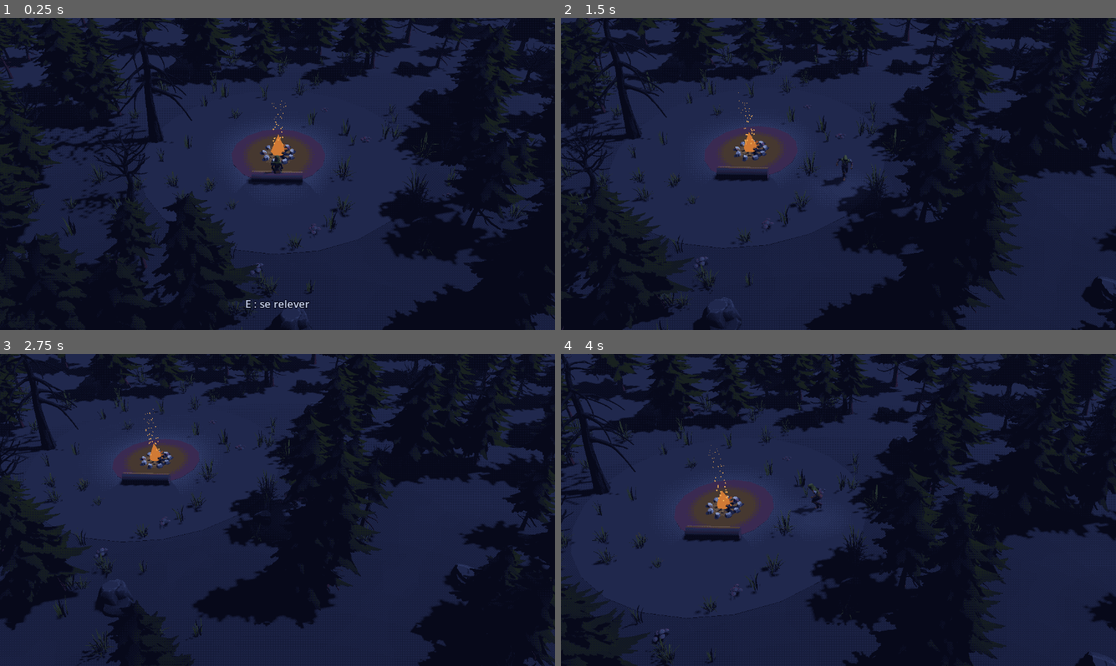
Above: before the commit, frames 1-4 (two rows, left to right).
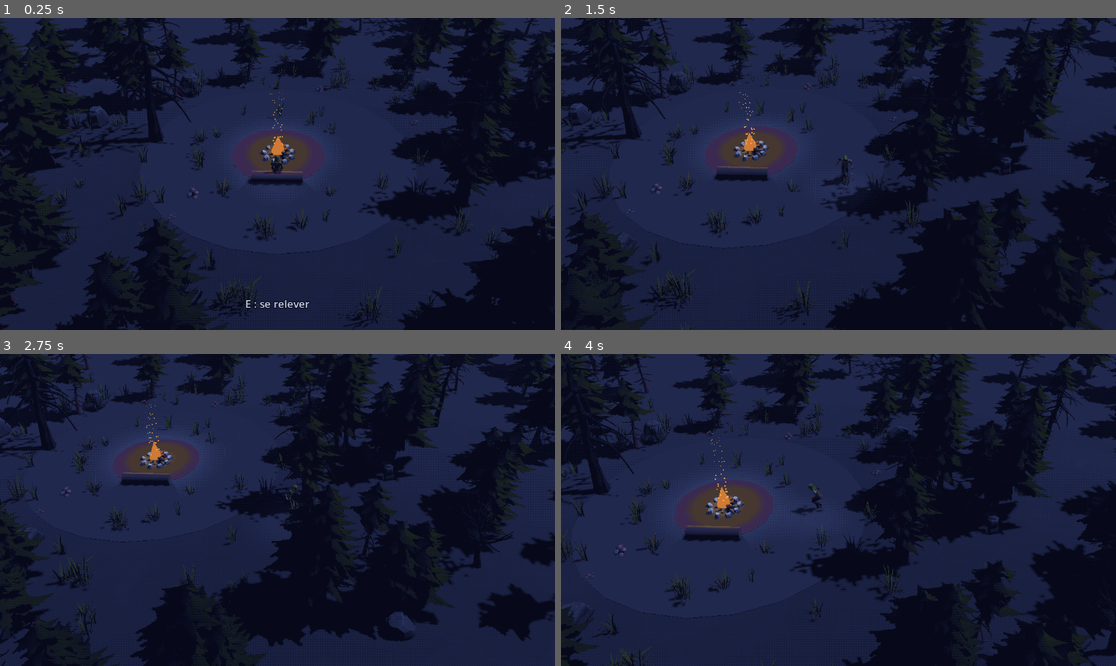
Above: after the commit, the same moments.

Repository: tomberardpro-tech/Dark-Fantasy
Game: Godot game, scene res://scenes/main.tscn
The game is run twice, just before and just after one commit, with the same random seed, the same clock (stepped at 60 frames per second) and the same inputs.
Inputs (mouse positions are in pixels of both pictures, inside the frame that each line leads up to):
- Up to frame 1 (0.25 s): no input
- Up to frame 2 (1.5 s): tap Enter at 0.5 s; move the mouse to (960, 158) at 0.52 s; hold D (droite) 0.53-1.28 s; hold Shift (courir) 0.53-1.28 s; click (960, 158) at 0.67 s; move the mouse to (727, 189) at 1.27 s; hold Down from 1.28 s (still down); tap E (interagir) at 1.35 s
- Up to frame 3 (2.75 s): move the mouse to (333, 441) at 2.02 s; release Down at 2.03 s; hold D (droite) from 2.03 s (still down); tap S (reculer) at 2.1 s
- Up to frame 4 (4 s): move the mouse to (810, 572) at 2.77 s; release D (droite) at 2.78 s; hold W (avancer) 2.78-3.53 s; tap Space (roulade) at 2.85 s; click (810, 572) at 2.92 s; move the mouse to (1005, 556) at 3.52 s; hold A (gauche) from 3.53 s (still down); hold Shift (courir) from 3.53 s (still down)

The runs differ from the first frame. In frame 1, 27% of the frame differs, in the area x 0-100%, y 0-100%; in frame 2, 32%; in frame 3, 39%; in frame 4, 32%.

Commit message:
Lumière du feu plus naturelle et vent léger
La lumière du feu vacille de façon irrégulière, change un peu de teinte et
bouge légèrement. Une brise avec des rafales couche les flammes, emporte les
braises et fait balancer les arbres et les herbes.

Co-Authored-By: Claude Opus 5.5 <noreply@anthropic.com>

Diff:
--- a/scripts/feu_de_camp.gd
+++ b/scripts/feu_de_camp.gd
@@ -2,6 +2,9 @@
 ## Feu de camp, animé comme sur la maquette : un cercle de galets, des bûches,
 ## trois flammes qui vacillent et tournent, des braises qui montent en tourbillonnant,
 ## et une lumière orange qui tremble.
+## Le vent (voir vent.gd) couche les flammes et emporte les braises.
+## La lumière vacille de façon irrégulière, change un peu de teinte et bouge légèrement,
+## pour que les ombres dansent comme autour d'un vrai feu.
 
 ## Puissance de la lumière du feu.
 @export var puissance := 2.6
@@ -12,14 +15,21 @@
 
 const GALETS := ["Pebble_Round_1", "Pebble_Round_2", "Pebble_Round_3", "Pebble_Round_4", "Pebble_Round_5"]
 
+const COULEUR_BRAISE := Color("d0702e")
+const COULEUR_VIVE := Color("f0a050")
+
 var _flammes: Array[MeshInstance3D] = []
+var _support_flammes: Node3D
 var _lumiere: OmniLight3D
+var _bruit := FastNoiseLite.new()
 var _braises: MultiMesh
 var _vie_braises: Array[float] = []
 var _temps := 0.0
 
 
 func _ready() -> void:
+	_bruit.seed = 3
+	_bruit.frequency = 1.0
 	_creer_pierres()
 	_creer_buches()
 	_creer_flammes()
@@ -37,15 +47,25 @@
 
 func _process(delta: float) -> void:
 	_temps += delta
-	# Plusieurs vagues mélangées pour un vacillement qui ne semble pas répétitif.
-	var v := 0.85 + sin(_temps * 13.0) * 0.08 + sin(_temps * 7.3) * 0.07 + sin(_temps * 23.0) * 0.04
+	var vent := Vent.souffle(_temps, global_position)
+	# Vacillement irrégulier : un « bruit » lent (le feu qui respire) et un rapide (les crépitements).
+	var v := 0.84 + _bruit.get_noise_1d(_temps * 1.2) * 0.16 + _bruit.get_noise_1d(_temps * 7.0 + 50.0) * 0.07
 	_lumiere.light_energy = puissance * v
+	# Plus le feu est vif, plus la lumière tire vers le jaune.
+	_lumiere.light_color = COULEUR_BRAISE.lerp(COULEUR_VIVE, clampf((v - 0.7) / 0.35, 0.0, 1.0))
+	# La lumière bouge un peu et suit les flammes couchées par le vent : les ombres dansent.
+	_lumiere.position = Vector3(
+		_bruit.get_noise_1d(_temps * 2.0 + 100.0) * 0.12 + vent.x * 0.25,
+		1.0 + v * 0.1,
+		_bruit.get_noise_1d(_temps * 2.0 + 200.0) * 0.12 + vent.z * 0.25)
+	# Les flammes se couchent dans le sens du vent.
+	_support_flammes.rotation = Vector3(vent.z * 0.3, 0.0, -vent.x * 0.3)
 	for i in _flammes.size():
 		var flamme := _flammes[i]
-		var k := v + sin(_temps * (9.0 + i * 4.0)) * 0.08
+		var k := v + _bruit.get_noise_1d(_temps * (5.0 + i * 2.0) + i * 30.0) * 0.12
 		var hauteur: float = flamme.get_meta("hauteur")
 		flamme.scale = Vector3(1.0, k, 1.0)
-		flamme.position.y = 0.2 + hauteur * k / 2.0
+		flamme.position.y = hauteur * k / 2.0
 		flamme.rotation.y = _temps * (0.8 + i)
 	_animer_braises(delta)
 
@@ -81,6 +101,10 @@
 
 
 func _creer_flammes() -> void:
+	# Les flammes sont posées sur un support qu'on incline avec le vent.
+	_support_flammes = Node3D.new()
+	_support_flammes.position.y = 0.2
+	add_child(_support_flammes)
 	# [couleur, largeur, hauteur] : de la grande flamme orange au cœur jaune pâle.
 	for f in [[Color("d07a35"), 0.42, 1.2], [Color("f0ad55"), 0.3, 0.95], [Color("ffe0a0"), 0.16, 0.65]]:
 		var forme := CylinderMesh.new()
@@ -93,8 +117,8 @@
 		flamme.material_override = _materiau_brillant(f[0])
 		flamme.cast_shadow = GeometryInstance3D.SHADOW_CASTING_SETTING_OFF
 		flamme.set_meta("hauteur", f[2])
-		flamme.position.y = 0.2 + f[2] / 2.0
-		add_child(flamme)
+		flamme.position.y = f[2] / 2.0
+		_support_flammes.add_child(flamme)
 		_flammes.append(flamme)
 
 
@@ -122,10 +146,12 @@
 			_vie_braises[i] -= 1.0
 		var v := _vie_braises[i]
 		var a := i * 2.4
+		# Plus la braise monte, plus le vent l'emporte loin.
+		var vent := Vent.souffle(_temps - v * 0.8, global_position) * (v * v * 2.2)
 		var pos := Vector3(
-			cos(a) * 0.25 + sin(_temps * 2.0 + i) * 0.2 * v,
+			cos(a) * 0.25 + sin(_temps * 2.0 + i) * 0.2 * v + vent.x,
 			0.4 + v * 3.2,
-			sin(a) * 0.25 + cos(_temps * 1.7 + i) * 0.2 * v)
+			sin(a) * 0.25 + cos(_temps * 1.7 + i) * 0.2 * v + vent.z)
 		# Les braises rapetissent en montant, comme si elles s'éteignaient.
 		var taille := 1.0 - v * 0.7
 		_braises.set_instance_transform(i, Transform3D(Basis.from_scale(Vector3.ONE * taille), pos))
--- a/scripts/foret.gd
+++ b/scripts/foret.gd
@@ -30,23 +30,31 @@
 	"Mushrooms": Color(0.55, 0.5, 0.55),
 }
 
+## Combien chaque famille plie sous le vent (angle maximal, en radians).
+const SOUPLESSE_PIN := 0.03
+const SOUPLESSE_ARBRE_MORT := 0.015
+const SOUPLESSE_HERBE := 0.14
+
 var _rng := RandomNumberGenerator.new()
 var _modeles := {}
 var _materiaux_teintes := {}
+## Tout ce qui se balance au vent : [objet, rotation de départ, taille, souplesse, décalage].
+var _au_vent: Array = []
+var _temps := 0.0
 
 
 func _ready() -> void:
 	_rng.seed = graine
 	for i in nombre_pins:
 		var pos := _position_au_hasard(rayon_clairiere + 1.0, rayon_foret)
-		_placer(PINS, pos, _rng.randf_range(0.5, 0.75))
+		_placer(PINS, pos, _rng.randf_range(0.5, 0.75), SOUPLESSE_PIN)
 		_ajouter_obstacle(pos, 0.35)
 	for i in nombre_arbres_morts:
 		var pos := _position_au_hasard(rayon_clairiere, rayon_foret)
-		_placer(ARBRES_MORTS, pos, _rng.randf_range(0.32, 0.42))
+		_placer(ARBRES_MORTS, pos, _rng.randf_range(0.32, 0.42), SOUPLESSE_ARBRE_MORT)
 		_ajouter_obstacle(pos, 0.35)
 	# Le vieil arbre mort au bord de la clairière.
-	_placer(["DeadTree_5"], Vector3(6.0, 0.0, -4.0), 0.5)
+	_placer(["DeadTree_5"], Vector3(6.0, 0.0, -4.0), 0.5, SOUPLESSE_ARBRE_MORT)
 	_ajouter_obstacle(Vector3(6.0, 0.0, -4.0), 0.5)
 	for i in nombre_rochers:
 		var pos := _position_au_hasard(5.0, 20.0)
@@ -55,9 +63,21 @@
 		_ajouter_obstacle(pos, 1.3 * taille)
 	# Herbes : surtout au bord de la clairière, jamais près du feu.
 	for i in nombre_herbes:
-		_placer(HERBES, _position_au_hasard(3.5, 14.0), _rng.randf_range(0.5, 0.9))
+		_placer(HERBES, _position_au_hasard(3.5, 14.0), _rng.randf_range(0.5, 0.9), SOUPLESSE_HERBE)
 	for i in 6:
 		_placer(["Mushroom_Common"], _position_au_hasard(5.0, 10.0), _rng.randf_range(0.6, 1.0))
+
+
+## Le vent penche doucement les arbres et les herbes, avec un léger balancement.
+func _process(delta: float) -> void:
+	_temps += delta
+	var axe := Vector3.UP.cross(Vent.DIRECTION).normalized()
+	for element in _au_vent:
+		var objet: Node3D = element[0]
+		var force := Vent.force(_temps, objet.position)
+		var balancement := sin(_temps * 2.3 + element[4]) * 0.3
+		var angle: float = element[3] * force * (1.0 + balancement)
+		objet.basis = Basis(axe, angle) * Basis(Vector3.UP, element[1]).scaled(Vector3.ONE * element[2])
 
 
 ## Un point au hasard dans l'anneau entre rayon_min et rayon_max (répartition régulière).
@@ -68,14 +88,18 @@
 
 
 ## Pose un modèle choisi au hasard dans la liste, tourné au hasard.
-func _placer(noms: Array, pos: Vector3, taille: float) -> void:
+## « souplesse » : combien il plie sous le vent (0 = immobile, comme un rocher).
+func _placer(noms: Array, pos: Vector3, taille: float, souplesse := 0.0) -> void:
 	var nom: String = noms[_rng.randi_range(0, noms.size() - 1)]
 	var objet := _modele(nom).instantiate() as Node3D
+	var rotation_y := _rng.randf_range(0.0, TAU)
 	objet.position = pos
 	objet.scale = Vector3.ONE * taille
-	objet.rotation.y = _rng.randf_range(0.0, TAU)
+	objet.rotation.y = rotation_y
 	add_child(objet)
 	_teinter(objet)
+	if souplesse > 0.0:
+		_au_vent.append([objet, rotation_y, taille, souplesse, _rng.randf_range(0.0, TAU)])
 
 
 func _modele(nom: String) -> PackedScene:
--- /dev/null
+++ b/scripts/vent.gd
@@ -0,0 +1,28 @@
+class_name Vent
+## Le vent de la nuit : une brise légère avec des rafales irrégulières.
+## Tous les objets (flammes, braises, arbres, herbes) lui demandent sa force au même moment,
+## pour que tout bouge ensemble.
+
+## D'où souffle le vent, au sol (vers où il pousse).
+const DIRECTION := Vector3(0.8, 0.0, 0.6)
+## Force de la brise de base (0 = aucun vent).
+const BRISE := 0.35
+
+static var _bruit: FastNoiseLite
+
+
+## Force du vent (de 0 à environ 1) à un instant et à un endroit donnés.
+## Les rafales traversent la clairière : elles n'arrivent pas partout en même temps.
+static func force(temps: float, position: Vector3 = Vector3.ZERO) -> float:
+	if _bruit == null:
+		_bruit = FastNoiseLite.new()
+		_bruit.seed = 11
+		_bruit.frequency = 0.15
+	var decalage := position.dot(DIRECTION) * 0.08
+	var rafale := (_bruit.get_noise_1d(temps - decalage) + 1.0) * 0.5
+	return BRISE + rafale * rafale * 0.65
+
+
+## Le vent sous forme de flèche : direction × force.
+static func souffle(temps: float, position: Vector3 = Vector3.ZERO) -> Vector3:
+	return DIRECTION.normalized() * force(temps, position)
Not shown, added: scripts/vent.gd.uid
